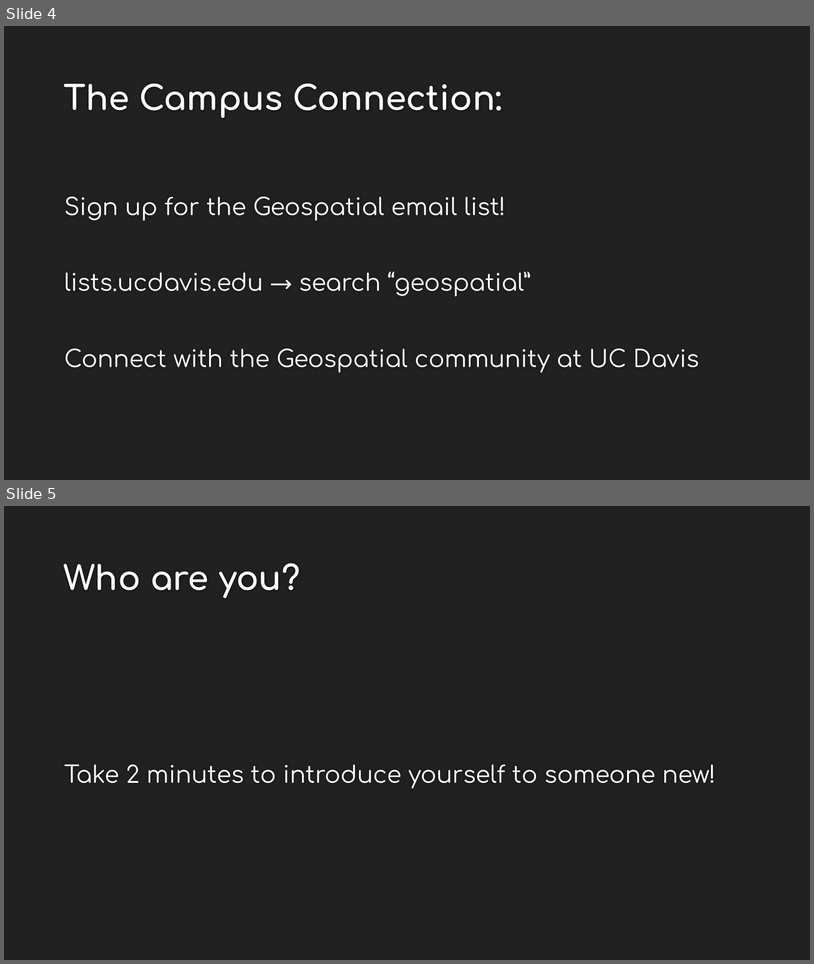
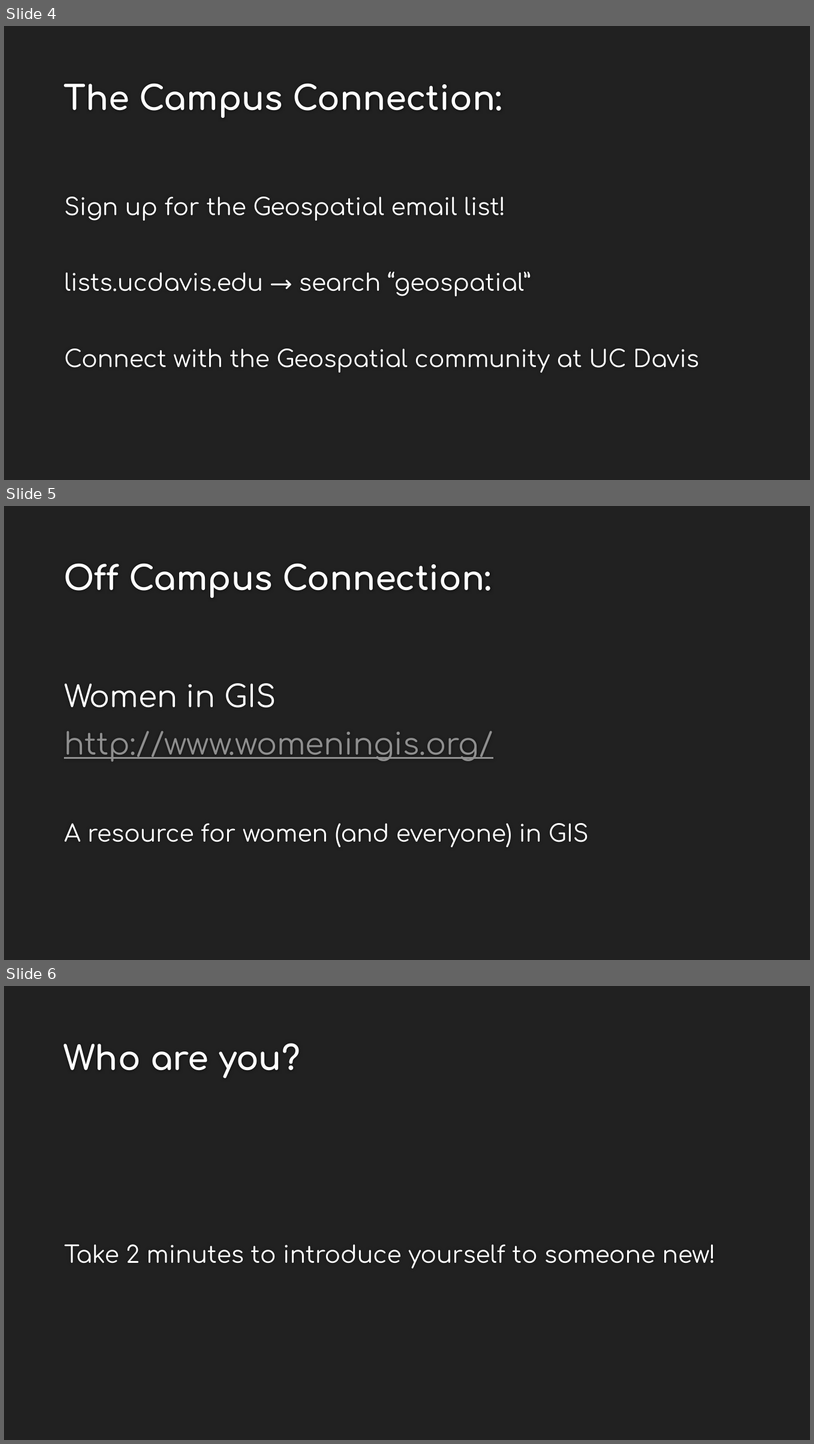
Before and after one commit to maptimedavis/MaptimeDavis, a slide deck: IntroToQGIS/maptimeDavis_F2017_Week1.pptx. Shown one above the other, each under a label of ours: slides 4 and 5 before the commit, slides 4, 5 and 6 after it. The pictures are 814x964 and 814x1444 pixels, drawn with LibreOffice and Linux fonts; fonts in the diff are those of the drawing; background and template pictures are left out. Boxes give left, top, right and bottom in pixels: in the first picture for what was removed or moved away, otherwise in the second. Text is boxed around its words. In the diff, an @@ line names an element or a change of style, - is before the commit and + after.

Commit message:
minor updates

```diff
--- a/IntroToQGIS/maptimeDavis_F2017_Week1.pptx
+++ b/IntroToQGIS/maptimeDavis_F2017_Week1.pptx
@@ slide 5 added at (4, 506, 810, 960), background #212121 @@
@@ title added at (63, 563, 492, 598), 40 pt, text #FEFEFE, bold @@
+Off Campus Connection:
@@ text added at (64, 683, 589, 847), 36 pt, text #FFFFFF @@
+Women in GIS
+http://www.womeningis.org/
+A resource for women (and everyone) in GIS
@@ what was slide 5 is now slide 6 @@
```
